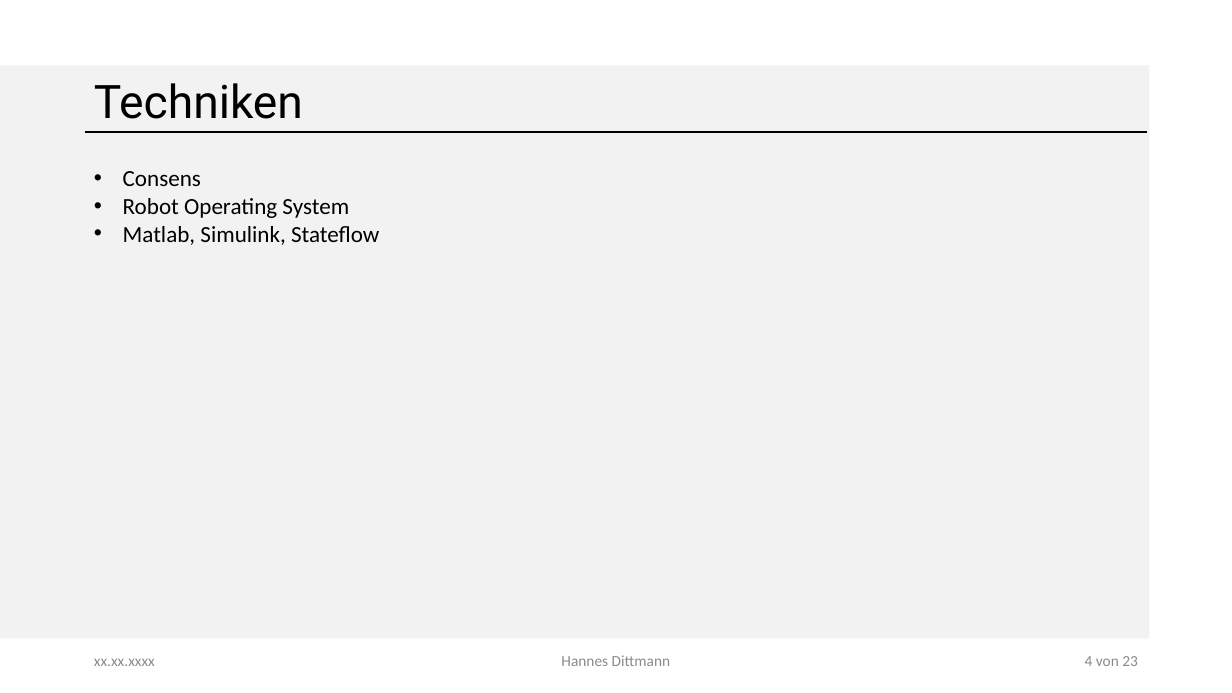
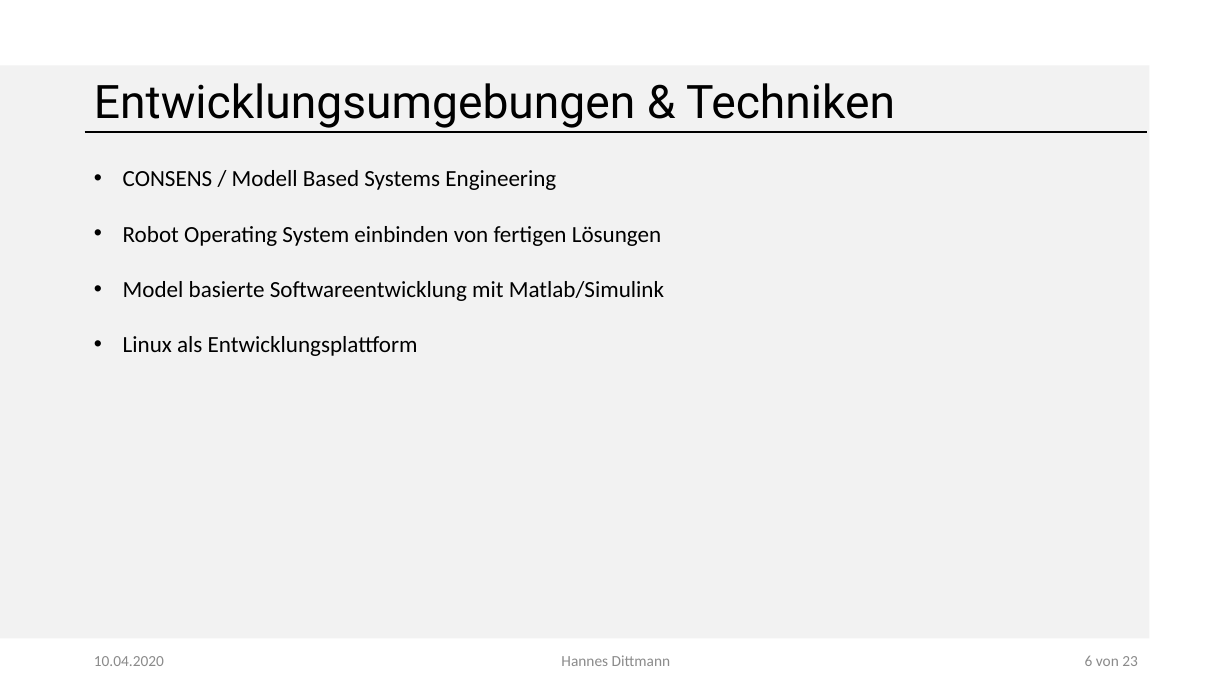
Before and after one commit to GiulliMo/Master_Doc, a slide deck: slide 6 of Präsentationen/HSHL/Besprechung_Göbel.pptx. Drawn at 1232x693 pixels with LibreOffice and Linux fonts; fonts in the diff are those of the drawing; background and template pictures are left out. Boxes give left, top, right and bottom in pixels: in the first picture for what was removed or moved away, otherwise in the second. Text is boxed around its words. In the diff, an @@ line names an element or a change of style, - is before the commit and + after.

```diff
--- a/Präsentationen/HSHL/Besprechung_Göbel.pptx
+++ b/Präsentationen/HSHL/Besprechung_Göbel.pptx
@@ title at box(94, 83, 895, 128): text changed @@
-Techniken
+Entwicklungsumgebungen & Techniken
@@ text at box(123, 170, 664, 356): text changed @@
-• Consens
-• Robot Operating System
-• Matlab, Simulink, Stateflow
+• CONSENS / Modell Based Systems Engineering
+• Robot Operating System einbinden von fertigen Lösungen
+• Model basierte Softwareentwicklung mit Matlab/Simulink
+• Linux als Entwicklungsplattform
@@ text at box(94, 656, 164, 666): text changed @@
-xx.xx.xxxx
+10.04.2020
@@ text at box(1085, 655, 1138, 666): text changed @@
-4 von 23
+6 von 23
```
Also in this commit, not shown: 7 other slides changed, 3 other files.
